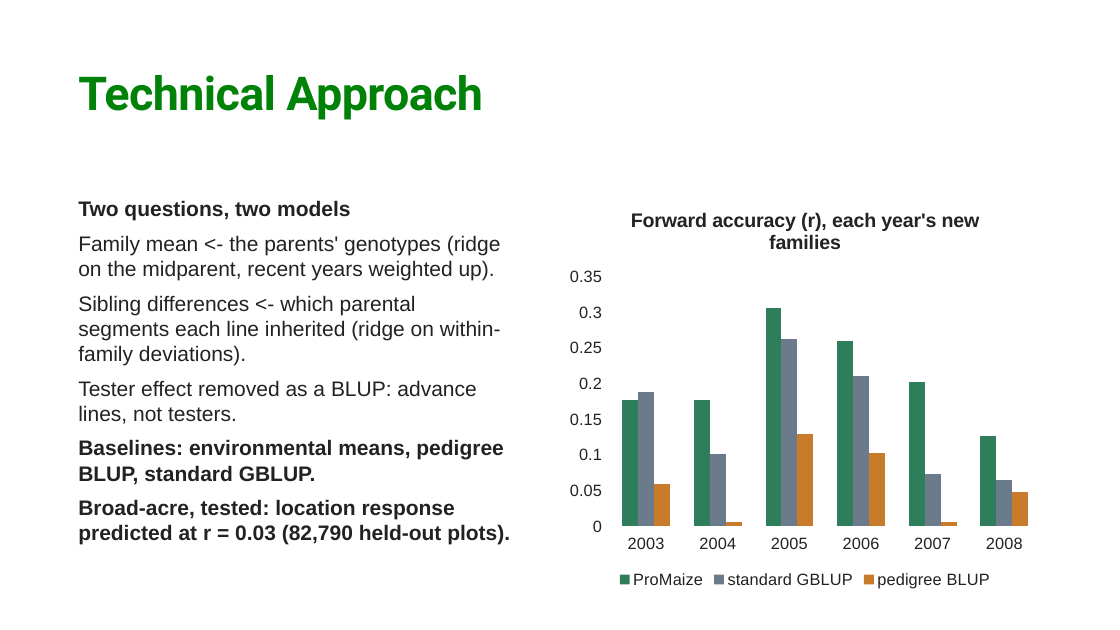
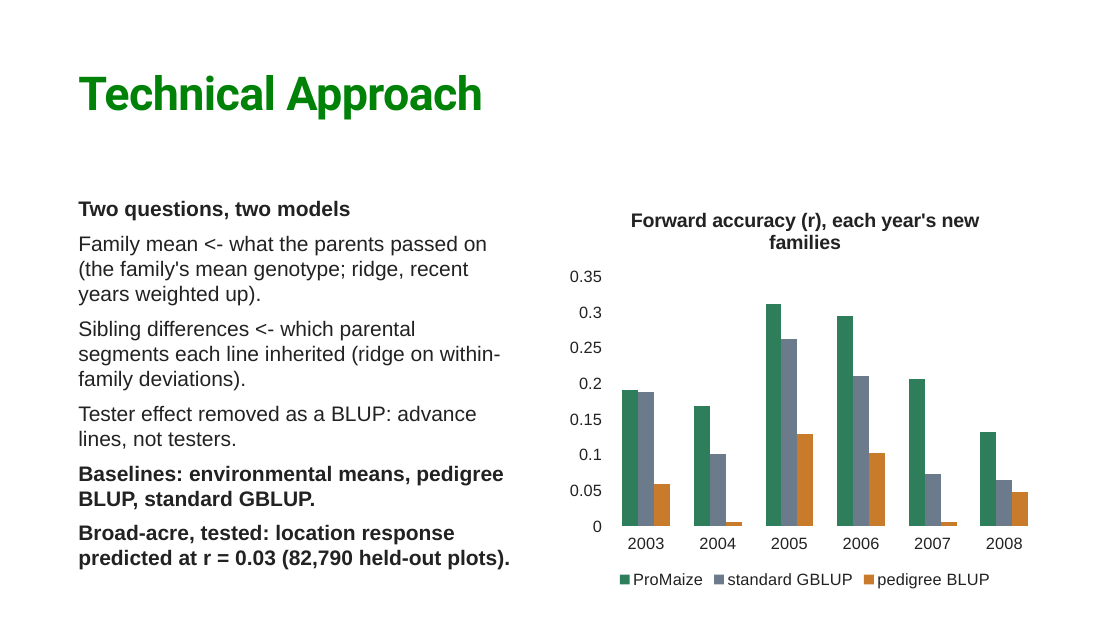
Before and after one commit to Ouroboros505/sydag-2026, a slide deck: slide 6 of docs/ProMaize_deck.pptx. Drawn at 1120x630 pixels with LibreOffice and Linux fonts; fonts in the diff are those of the drawing; background and template pictures are left out. Boxes give left, top, right and bottom in pixels: in the first picture for what was removed or moved away, otherwise in the second. Text is boxed around its words. In the diff, an @@ line names an element or a change of style, - is before the commit and + after.

Commit message:
Family mean from the family's own genotype; breadth recommendation from the backtest
A quarter of families are backcrosses, so the family's mean genotype (what
the parents passed on) replaces the 50/50 midparent: r 0.256 -> 0.271 on
2005-2007. ProMaize now beats standard GBLUP in all six forward seasons. The
backtest shows a hard family cap is the costly way to buy breadth; in 2008
an even share per family costs almost nothing, and the docs now say that.

```diff
--- a/docs/ProMaize_deck.pptx
+++ b/docs/ProMaize_deck.pptx
@@ column chart at [560,192,1050,592] @@
-ProMaize: 0.18, 0.18, 0.31, 0.26, 0.2, 0.13
+ProMaize: 0.19, 0.17, 0.31, 0.29, 0.21, 0.13
@@ text at [78,235,487,306]: text changed @@
-Family mean <- the parents' genotypes (ridge on the midparent, recent years weighted up).
+Family mean <- what the parents passed on (the family's mean genotype; ridge, recent years weighted up).
```
Also in this commit, not shown: 1 other slide changed, 6 other files.
